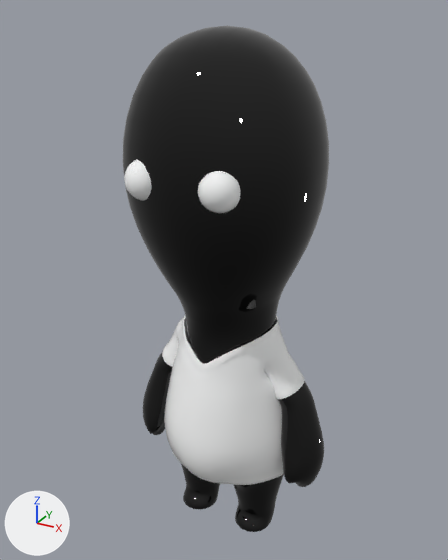
The FBX model ForTheSweet/ForTheSweet/resource/character/main_character.FBX as it was, and as the next commit left it.
Rendered twice from a 50 mm camera at (0.455, -0.849, 0.917) aimed at (-0.011, -0.002, 0.493). The lights are fixed; the arrows at lower left show +X, +Y and +Z. Vertices at the same position are counted once.

The scene before the commit, as lines of its bpy script (objects in view):
```python
me_mesh = bpy.data.meshes.new('Mesh')
me_mesh.from_pydata(...)  # 4452 vertices, 8302 faces; spans x -33.0..33.0, y 0.0..156.0, z -24.0..30.0
# faces by material slot: [5328, 2974]
me_mesh.materials.append(mat_material_49)  # picture img_8_png
me_mesh.materials.append(mat_material_48)
ob_node_id33 = bpy.data.objects.new('node_id33', me_mesh)
ob_node_id33.location = (0.0, 0.0, 0.006)
ob_node_id33.rotation_euler = (1.571, 0.0, 0.0)  # degrees (90, 0, 0)
ob_node_id33.scale = (0.0057, 0.0057, 0.0057)
```
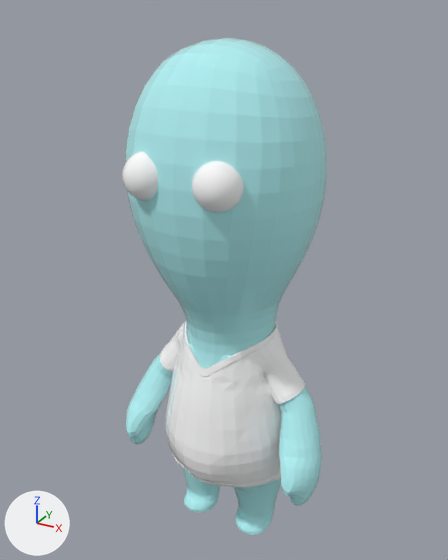
What differs and where, as boxes (x1, y1, x2, y2) in the pictures (448 x 560 px; the box of a moved part takes in the faces that stretch with it):
'node_id33', reshaped, moved, rescaled
    before: (123, 25, 329, 532)
    after: (122, 38, 327, 535)
part 1 of me_mesh, moved or reshaped
    before: (124, 160, 324, 526)
    after: (122, 38, 322, 529)
part 2 of me_mesh, recoloured (black to cyan)
    before: (123, 26, 329, 532)
    after: (125, 38, 327, 535)
part 3 of me_mesh, recoloured
    before: (125, 160, 302, 485)
    after: (122, 169, 302, 488)

What changed in the scene script:
```text
Add img_6_png:
    img_6_png = load_image('6.png', 'mainn.fbm/6.png', 4096, 4096, 'sRGB')
Add mat_material_52:
    mat_material_52 = bpy.data.materials.new('Material_52')
    # uses the picture img_7_png
    # uses the picture img_8_png
Add mat_material_51:
    mat_material_51 = bpy.data.materials.new('Material_51')
    # uses the picture img_5_png
    # uses the picture img_6_png
Change me_mesh:
    used by ob_node_id33; location = (0.0, 0.0, 0.006); rotation_euler = (1.571, 0.0, 0.0), in degrees (90, 0, 0); scale = (0.0057, 0.0057, 0.0057)
    remove me_mesh.from_pydata(...)  # 4452 vertices, 8302 faces; spans x -33.0..33.0, y 0.0..156.0, z -24.0..30.0
    add me_mesh.from_pydata(...)  # 3996 vertices, 7112 faces; spans x -35.0..35.0, y 0.0..156.0, z -25.0..32.0
    me_mesh part 1: 399 vertices moved from x -33.0..33.0, y 0.0..126.0, z -10.0..30.0 to x -35.0..33.0, y 0.0..128.0, z -10.0..31.0; 1799 vertices removed from x -32.0..33.0, y 0.0..126.0, z -16.0..30.0; 1346 vertices added at x -35.0..35.0, y 0.0..156.0, z -25.0..32.0
    me_mesh part 2: 2533 faces spanning x -35.0..33.0, y 0.0..156.0, z -25.0..29.0 switch from mat_material_49 (picture img_8_png) to mat_material_52
    me_mesh part 3: 1173 faces spanning x -24.0..25.0, y 24.0..128.0, z -17.0..31.0 switch from mat_material_48 to mat_material_51
Change ob_node_id33:
    ob_node_id33.location: (0.0, 0.0, 0.006) -> (0.0, 0.0, 0.0)
    ob_node_id33.scale: (0.0057, 0.0057, 0.0057) -> (0.00563, 0.00563, 0.00563)
```
